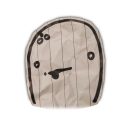
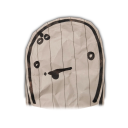
Layer changes from the first 128x128 image to the second:
removed layer "shadow" over [22, 68, 108, 104]
added layer "shadow_2" above "body_1" over [22, 68, 108, 104]
added layer "body_1" above "shadow_1" over [25, 68, 105, 108]
added layer "shadow_1" above "body_0" over [22, 68, 108, 103]
added layer "body_0" above "shadow_0" over [25, 68, 105, 108]
added layer "shadow_0" over [23, 68, 106, 102]
